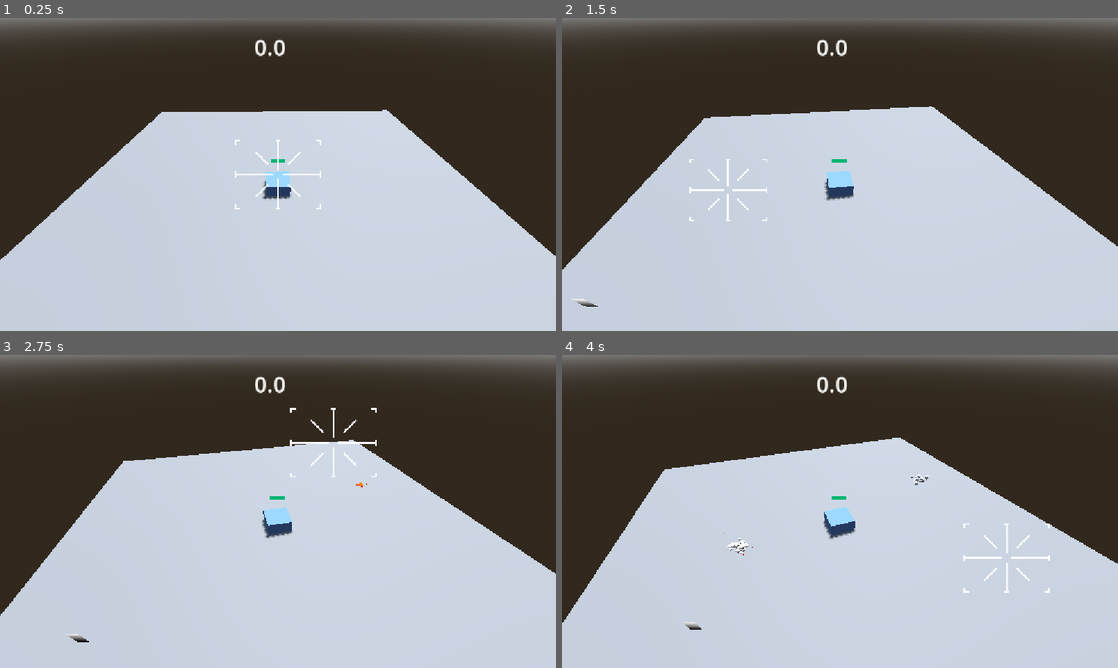
Above: before the commit, frames 1-4 (two rows, left to right).
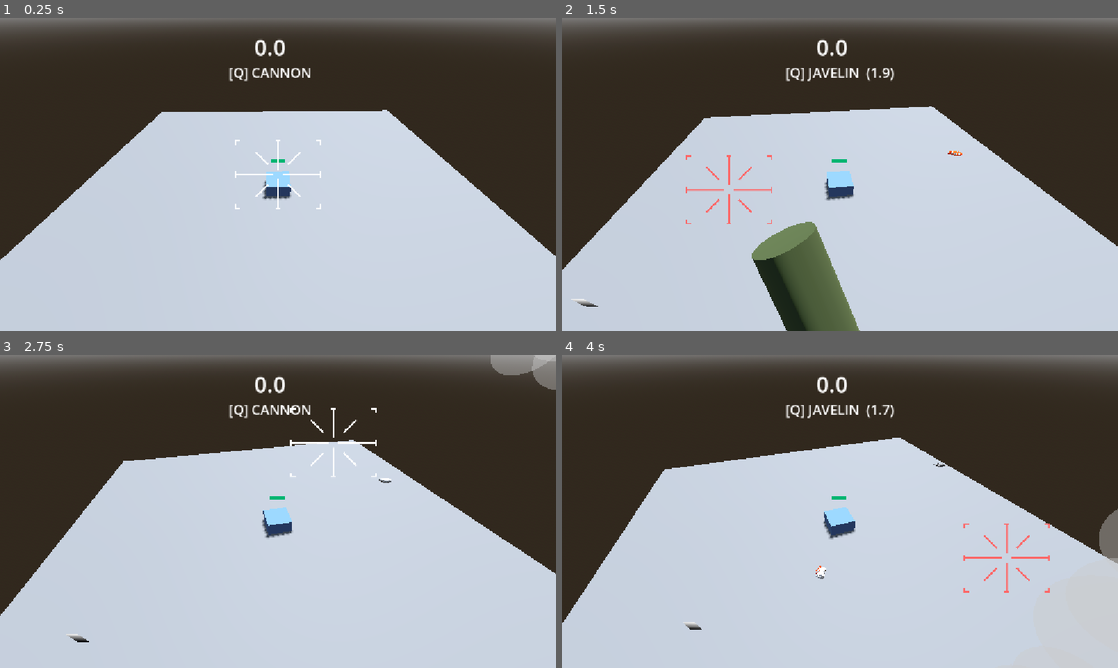
Above: after the commit, the same moments.

Repository: chronicallydev/CAS
Game: Godot game, scene res://scenes/main.tscn
The game is run twice, just before and just after one commit, with the same random seed, the same clock (stepped at 60 frames per second) and the same inputs.
Inputs (mouse positions are in pixels of both pictures, inside the frame that each line leads up to):
- Up to frame 1 (0.25 s): no input
- Up to frame 2 (1.5 s): tap Enter at 0.5 s; move the mouse to (962, 158) at 0.52 s; tap Q at 0.6, 1.35 s; click (962, 158) at 0.67 s; move the mouse to (728, 190) at 1.27 s; click (728, 190) at 1.42 s
- Up to frame 3 (2.75 s): move the mouse to (333, 442) at 2.02 s; tap Q at 2.1 s; click (333, 442) at 2.17 s
- Up to frame 4 (4 s): move the mouse to (812, 574) at 2.77 s; tap Q at 2.85, 3.6 s; click (812, 574) at 2.92 s; move the mouse to (1006, 558) at 3.52 s; click (1006, 558) at 3.67 s

The runs differ from the first frame. In frame 1, 0.3% of the frame differs, in the area x 41-56%, y 16-21%; in frame 2, 5.0%, in the area x 22-72%, y 16-100%; in frame 3, 1.2%; in frame 4, 1.3%.

Commit message:
Add minigun and Javelin weapons with Q switching
- Q cycles Cannon / Minigun / Javelin; weapon name shown under kill count
- Minigun: high RPM, rounds land wherever the cursor currently points
- Javelin: slow top-attack missile that locks the nearest enemy, climbs,
  then accelerates in its final dive; 2 s reload
- New layered Javelin explosion (flash, light, shockwave, fireball,
  sparks, embers, smoke), no shadows
- Explosion effects now free themselves after 3 s
- Add /commit project skill

Diff:
--- a/assets/vfx/explosion_scene.gd
+++ b/assets/vfx/explosion_scene.gd
@@ -10,3 +10,7 @@
 	fire.emitting = true
 	smoke.emitting = true
 	debris.emitting = true
+
+	# Free the effect once the particles are done.
+	await get_tree().create_timer(3.0).timeout
+	queue_free()
--- /dev/null
+++ b/assets/vfx/javelin_explosion.gd
@@ -0,0 +1,253 @@
+extends Node3D
+
+# Large layered explosion for the Javelin: flash, light, shockwave ring,
+# fireball, sparks, debris and a rising smoke column. Built in code and
+# frees itself when finished.
+
+@export var size: float = 1.0
+@export var lifetime: float = 5.0
+
+
+func _ready() -> void:
+	var soft_texture := make_soft_texture()
+
+	add_light()
+	add_flash()
+	add_shockwave()
+	add_fireball(soft_texture)
+	add_sparks()
+	add_debris()
+	add_smoke(soft_texture)
+
+	await get_tree().create_timer(lifetime).timeout
+	queue_free()
+
+
+# Round white blob that fades to transparent at the edges.
+func make_soft_texture() -> GradientTexture2D:
+	var gradient := Gradient.new()
+	gradient.set_color(0, Color(1, 1, 1, 1))
+	gradient.set_color(1, Color(1, 1, 1, 0))
+	gradient.add_point(0.4, Color(1, 1, 1, 0.8))
+
+	var texture := GradientTexture2D.new()
+	texture.gradient = gradient
+	texture.fill = GradientTexture2D.FILL_RADIAL
+	texture.fill_from = Vector2(0.5, 0.5)
+	texture.fill_to = Vector2(1.0, 0.5)
+	texture.width = 64
+	texture.height = 64
+	return texture
+
+
+func make_billboard_material(texture: Texture2D) -> StandardMaterial3D:
+	var material := StandardMaterial3D.new()
+	material.shading_mode = BaseMaterial3D.SHADING_MODE_UNSHADED
+	material.transparency = BaseMaterial3D.TRANSPARENCY_ALPHA
+	material.billboard_mode = BaseMaterial3D.BILLBOARD_PARTICLES
+	material.vertex_color_use_as_albedo = true
+	material.albedo_texture = texture
+	material.no_depth_test = false
+	return material
+
+
+func make_curve(points: Array) -> Curve:
+	var curve := Curve.new()
+	curve.max_value = 3.0
+	for point in points:
+		curve.add_point(point)
+	return curve
+
+
+func make_ramp(offsets: Array, colors: Array) -> Gradient:
+	var gradient := Gradient.new()
+	gradient.offsets = PackedFloat32Array(offsets)
+	gradient.colors = PackedColorArray(colors)
+	return gradient
+
+
+func make_burst(amount: int, particle_lifetime: float) -> CPUParticles3D:
+	var particles := CPUParticles3D.new()
+	particles.amount = amount
+	particles.lifetime = particle_lifetime
+	particles.one_shot = true
+	particles.explosiveness = 0.95
+	particles.local_coords = false
+	# Effects should not cast shadows (they show up as dark streaks).
+	particles.cast_shadow = GeometryInstance3D.SHADOW_CASTING_SETTING_OFF
+	add_child(particles)
+	return particles
+
+
+func add_light() -> void:
+	var light := OmniLight3D.new()
+	light.light_color = Color(1.0, 0.6, 0.25)
+	light.light_energy = 16.0
+	light.omni_range = 30.0 * size
+	light.position = Vector3(0, 2.0 * size, 0)
+	add_child(light)
+
+	var tween := create_tween()
+	tween.tween_property(light, "light_energy", 0.0, 0.8).set_ease(Tween.EASE_OUT).set_trans(Tween.TRANS_EXPO)
+
+
+func add_flash() -> void:
+	var flash := MeshInstance3D.new()
+	var mesh := SphereMesh.new()
+	mesh.radius = 1.0
+	mesh.height = 2.0
+	var material := StandardMaterial3D.new()
+	material.shading_mode = BaseMaterial3D.SHADING_MODE_UNSHADED
+	material.transparency = BaseMaterial3D.TRANSPARENCY_ALPHA
+	material.albedo_color = Color(1.0, 0.85, 0.45, 0.9)
+	mesh.material = material
+	flash.mesh = mesh
+	flash.cast_shadow = GeometryInstance3D.SHADOW_CASTING_SETTING_OFF
+	flash.scale = Vector3.ONE * 0.5 * size
+	add_child(flash)
+
+	var tween := create_tween().set_parallel()
+	tween.tween_property(flash, "scale", Vector3.ONE * 9.0 * size, 0.25).set_ease(Tween.EASE_OUT).set_trans(Tween.TRANS_EXPO)
+	tween.tween_property(material, "albedo_color:a", 0.0, 0.3)
+	tween.chain().tween_callback(flash.queue_free)
+
+
+func add_shockwave() -> void:
+	var ring := MeshInstance3D.new()
+	var mesh := TorusMesh.new()
+	mesh.inner_radius = 0.9
+	mesh.outer_radius = 1.0
+	var material := StandardMaterial3D.new()
+	material.shading_mode = BaseMaterial3D.SHADING_MODE_UNSHADED
+	material.transparency = BaseMaterial3D.TRANSPARENCY_ALPHA
+	material.albedo_color = Color(0.55, 0.45, 0.35, 0.6)
+	mesh.material = material
+	ring.mesh = mesh
+	ring.cast_shadow = GeometryInstance3D.SHADOW_CASTING_SETTING_OFF
+	ring.position = Vector3(0, 0.3, 0)
+	ring.scale = Vector3(1, 0.2, 1) * size
+	add_child(ring)
+
+	var tween := create_tween().set_parallel()
+	tween.tween_property(ring, "scale", Vector3(18.0, 1.0, 18.0) * size, 0.7).set_ease(Tween.EASE_OUT).set_trans(Tween.TRANS_CUBIC)
+	tween.tween_property(material, "albedo_color:a", 0.0, 0.7)
+	tween.chain().tween_callback(ring.queue_free)
+
+
+func add_fireball(texture: Texture2D) -> void:
+	var fire := make_burst(90, 1.6)
+	var mesh := QuadMesh.new()
+	mesh.size = Vector2(6.0, 6.0) * size
+	mesh.material = make_billboard_material(texture)
+	fire.mesh = mesh
+	fire.emission_shape = CPUParticles3D.EMISSION_SHAPE_SPHERE
+	fire.emission_sphere_radius = 2.5 * size
+	fire.direction = Vector3.UP
+	fire.spread = 90.0
+	fire.initial_velocity_min = 8.0 * size
+	fire.initial_velocity_max = 22.0 * size
+	fire.gravity = Vector3(0, 3.0, 0)
+	fire.damping_min = 10.0
+	fire.damping_max = 16.0
+	fire.scale_amount_min = 0.8
+	fire.scale_amount_max = 1.8
+	fire.scale_amount_curve = make_curve([Vector2(0, 0.4), Vector2(0.2, 1.0), Vector2(1, 1.4)])
+	fire.angle_min = 0.0
+	fire.angle_max = 360.0
+	fire.color_ramp = make_ramp(
+		[0.0, 0.1, 0.35, 0.7, 1.0],
+		[
+			Color(1.0, 0.95, 0.6, 1.0),
+			Color(1.0, 0.8, 0.3, 1.0),
+			Color(1.0, 0.4, 0.1, 0.9),
+			Color(0.75, 0.3, 0.12, 0.5),
+			Color(0.55, 0.4, 0.35, 0.0),
+		]
+	)
+	fire.emitting = true
+
+
+func add_sparks() -> void:
+	var sparks := make_burst(120, 1.5)
+	var mesh := BoxMesh.new()
+	mesh.size = Vector3(0.25, 2.0, 0.25) * size
+	var material := StandardMaterial3D.new()
+	material.shading_mode = BaseMaterial3D.SHADING_MODE_UNSHADED
+	material.vertex_color_use_as_albedo = true
+	mesh.material = material
+	sparks.mesh = mesh
+	sparks.particle_flag_align_y = true
+	sparks.direction = Vector3.UP
+	sparks.spread = 75.0
+	sparks.initial_velocity_min = 20.0 * size
+	sparks.initial_velocity_max = 40.0 * size
+	sparks.gravity = Vector3(0, -25.0, 0)
+	sparks.damping_min = 1.0
+	sparks.damping_max = 2.0
+	sparks.scale_amount_curve = make_curve([Vector2(0, 1.0), Vector2(1, 0.0)])
+	sparks.color_ramp = make_ramp(
+		[0.0, 0.5, 1.0],
+		[Color(1.0, 1.0, 0.7), Color(1.0, 0.6, 0.15), Color(0.8, 0.2, 0.05)]
+	)
+	sparks.emitting = true
+
+
+func add_debris() -> void:
+	var debris := make_burst(40, 2.5)
+	var mesh := BoxMesh.new()
+	mesh.size = Vector3(0.9, 0.6, 0.7) * size
+	var material := StandardMaterial3D.new()
+	# Hot embers that cool from bright orange to warm brown.
+	material.shading_mode = BaseMaterial3D.SHADING_MODE_UNSHADED
+	material.vertex_color_use_as_albedo = true
+	mesh.material = material
+	debris.color_ramp = make_ramp(
+		[0.0, 0.4, 1.0],
+		[Color(1.0, 0.75, 0.3), Color(0.95, 0.45, 0.15), Color(0.6, 0.35, 0.2)]
+	)
+	debris.mesh = mesh
+	debris.direction = Vector3.UP
+	debris.spread = 60.0
+	debris.initial_velocity_min = 10.0 * size
+	debris.initial_velocity_max = 22.0 * size
+	debris.gravity = Vector3(0, -30.0, 0)
+	debris.angular_velocity_min = -540.0
+	debris.angular_velocity_max = 540.0
+	debris.scale_amount_min = 0.6
+	debris.scale_amount_max = 1.6
+	debris.emitting = true
+
+
+func add_smoke(texture: Texture2D) -> void:
+	var smoke := make_burst(60, 4.5)
+	smoke.explosiveness = 0.85
+	var mesh := QuadMesh.new()
+	mesh.size = Vector2(7.0, 7.0) * size
+	mesh.material = make_billboard_material(texture)
+	smoke.mesh = mesh
+	smoke.emission_shape = CPUParticles3D.EMISSION_SHAPE_SPHERE
+	smoke.emission_sphere_radius = 3.5 * size
+	smoke.direction = Vector3.UP
+	smoke.spread = 35.0
+	smoke.initial_velocity_min = 4.0 * size
+	smoke.initial_velocity_max = 10.0 * size
+	smoke.gravity = Vector3(0, 1.5, 0)
+	smoke.damping_min = 1.5
+	smoke.damping_max = 2.5
+	smoke.angle_min = 0.0
+	smoke.angle_max = 360.0
+	smoke.angular_velocity_min = -30.0
+	smoke.angular_velocity_max = 30.0
+	smoke.scale_amount_min = 1.0
+	smoke.scale_amount_max = 1.6
+	smoke.scale_amount_curve = make_curve([Vector2(0, 0.6), Vector2(1, 3.0)])
+	smoke.color_ramp = make_ramp(
+		[0.0, 0.15, 0.6, 1.0],
+		[
+			Color(0.45, 0.38, 0.33, 0.0),
+			Color(0.42, 0.38, 0.35, 0.75),
+			Color(0.35, 0.34, 0.33, 0.45),
+			Color(0.5, 0.5, 0.5, 0.0),
+		]
+	)
+	smoke.emitting = true
--- a/scenes/weapon/gun_controller.gd
+++ b/scenes/weapon/gun_controller.gd
@@ -1,4 +1,10 @@
 extends Node3D
+
+enum Weapon { CANNON, MINIGUN, JAVELIN }
+const WEAPON_NAMES := ["CANNON", "MINIGUN", "JAVELIN"]
+
+const JavelinMissile := preload("res://scenes/weapon/javelin_missile.gd")
+const JavelinExplosion := preload("res://assets/vfx/javelin_explosion.gd")
 
 @export_group("References")
 @export var camera: Camera3D
@@ -21,34 +27,81 @@
 @export var shake_strength: float = 5.0
 
 
+@export_group("Minigun")
+@export_range(1.0, 6000.0, 1.0) var minigun_rpm: float = 2400.0
+@export_range(0.0, 10.0, 0.05) var minigun_impact_delay: float = 0.35
+@export_range(0.0, 50.0, 0.1) var minigun_spread: float = 1.5
+@export_range(0.1, 100.0, 0.1) var minigun_radius: float = 2.5
+@export_range(0.05, 2.0, 0.05) var minigun_explosion_scale: float = 0.35
+@export var minigun_shake_strength: float = 1.5
+
+
+@export_group("Javelin")
+@export_range(0.1, 30.0, 0.1) var javelin_reload: float = 2.0
+@export_range(1.0, 100.0, 0.5) var javelin_speed: float = 15.0
+# Speed the missile accelerates to in its final dive.
+@export_range(1.0, 300.0, 1.0) var javelin_dive_speed: float = 60.0
+@export_range(0.1, 100.0, 0.1) var javelin_radius: float = 8.0
+# Enemies this close to the clicked point get locked and tracked.
+@export_range(0.0, 50.0, 0.5) var javelin_lock_radius: float = 10.0
+# How far above the launch point the missile climbs before diving.
+@export_range(0.0, 100.0, 1.0) var javelin_climb: float = 15.0
+# How far below the camera the missile is launched from.
+@export_range(0.0, 50.0, 0.5) var javelin_launch_drop: float = 3.0
+
+
 @export_group("Targeting")
 @export_flags_3d_physics var collision_mask: int = 1
 @export_range(10.0, 10000.0, 10.0) var ray_length: float = 5000.0
 
+var current_weapon: Weapon = Weapon.CANNON
 var is_firing: bool = false
 var fire_timer: float = 0.0
 var locked_target: Vector3 = Vector3.ZERO
 var kills : float = 0
+var javelin_cooldown: float = 0.0
+var weapon_label: Label
 
 @onready var default_cursor_size = cursor.scale
 
+
+func _ready() -> void:
+	# Weapon name shown under the kill counter.
+	weapon_label = Label.new()
+	weapon_label.add_theme_font_size_override("font_size", 28)
+	weapon_label.horizontal_alignment = HORIZONTAL_ALIGNMENT_CENTER
+	weapon_label.position = kill_count.position + Vector2(0, kill_count.size.y)
+	weapon_label.size = Vector2(kill_count.size.x, 40)
+	kill_count.get_parent().add_child.call_deferred(weapon_label)
+	update_weapon_label()
+
+
 func _process(delta: float) -> void:
 
 	kill_count.text = str(kills)
+	javelin_cooldown = maxf(javelin_cooldown - delta, 0.0)
+	update_weapon_label()
 
 	if is_firing:
 		cursor.scale = default_cursor_size * 0.9
 	else:
 		cursor.scale = default_cursor_size
 
+	# Tint the reticle red while the Javelin is reloading.
+	if current_weapon == Weapon.JAVELIN and javelin_cooldown > 0.0:
+		cursor.modulate = Color(1.0, 0.4, 0.4)
+	else:
+		cursor.modulate = Color.WHITE
+
 	var mouse_pos := cursor.get_global_mouse_position()
 	var cursor_size := cursor.size * cursor.scale
 	var shake_offset := Vector2.ZERO
 
 	if is_firing:
+		var strength := get_current_shake_strength()
 		shake_offset = Vector2(
-			randf_range(-shake_strength, shake_strength),
-			randf_range(-shake_strength, shake_strength)
+			randf_range(-strength, strength),
+			randf_range(-strength, strength)
 		)
 
 	cursor.global_position = mouse_pos - cursor_size * 0.5 + shake_offset
@@ -56,30 +109,86 @@
 	if not is_firing:
 		return
 
-	var interval: float = 60.0 / maxf(rpm, 1.0)
-	fire_timer -= delta
-
-	while fire_timer <= 0.0:
-		fire_round(locked_target)
-		fire_timer += interval
+	match current_weapon:
+		Weapon.CANNON:
+			var interval: float = 60.0 / maxf(rpm, 1.0)
+			fire_timer -= delta
+
+			while fire_timer <= 0.0:
+				fire_round(locked_target)
+				fire_timer += interval
+
+		Weapon.MINIGUN:
+			var interval: float = 60.0 / maxf(minigun_rpm, 1.0)
+			fire_timer -= delta
+
+			while fire_timer <= 0.0:
+				fire_minigun_round()
+				fire_timer += interval
 
 
 
 
 func _input(event: InputEvent) -> void:
+	# Physical key, so Q works on any keyboard layout.
+	if event is InputEventKey and event.pressed and not event.echo:
+		if event.physical_keycode == KEY_Q:
+			switch_weapon()
+			return
+
 	if event is InputEventMouseButton:
 		if event.button_index == MOUSE_BUTTON_LEFT:
 			if event.pressed:
-				if not is_firing and camera != null:
-					var hit: Variant = get_mouse_world_position()
-
-					# Only fire when the mouse ray hits a collider.
-					if hit != null:
-						locked_target = hit
+				if is_firing or camera == null:
+					return
+
+				match current_weapon:
+					Weapon.CANNON:
+						var hit: Variant = get_mouse_world_position()
+
+						# Only fire when the mouse ray hits a collider.
+						if hit != null:
+							locked_target = hit
+							is_firing = true
+							fire_timer = 0.0
+
+					Weapon.MINIGUN:
+						# Minigun follows the cursor, no target lock.
 						is_firing = true
 						fire_timer = 0.0
+
+					Weapon.JAVELIN:
+						launch_javelin()
 			else:
 				is_firing = false
+
+
+func switch_weapon() -> void:
+	current_weapon = ((current_weapon + 1) % Weapon.size()) as Weapon
+	is_firing = false
+	fire_timer = 0.0
+	update_weapon_label()
+
+
+func update_weapon_label() -> void:
+	if weapon_label == null:
+		return
+
+	var text: String = WEAPON_NAMES[current_weapon]
+
+	if current_weapon == Weapon.JAVELIN and javelin_cooldown > 0.0:
+		text += "  (%.1f)" % javelin_cooldown
+
+	weapon_label.text = "[Q] " + text
+
+
+func get_current_shake_strength() -> float:
+	match current_weapon:
+		Weapon.MINIGUN:
+			return minigun_shake_strength
+		Weapon.JAVELIN:
+			return 0.0
+	return shake_strength
 
 
 # Cast a ray from the camera through the mouse position.
@@ -105,40 +214,119 @@
 	return result["position"]
 
 
-# Each shot schedules an explosion at the locked target.
-func fire_round(target: Vector3) -> void:
+func play_shot_sound(pitch_min: float, pitch_max: float) -> void:
 	if shoot_sound != null:
 		# Slightly randomize pitch and loudness for each shot.
-		shoot_sound.pitch_scale = randf_range(0.8, 1)
+		shoot_sound.pitch_scale = randf_range(pitch_min, pitch_max)
 		shoot_sound.volume_db = randf_range(-2.0, 0.0)
 		shoot_sound.play()
 
+
+func random_spread(spread: float) -> Vector3:
 	var angle := randf() * TAU
-	var radius := sqrt(randf()) * impact_spread
-
-	var spread := Vector3(
+	var radius := sqrt(randf()) * spread
+
+	return Vector3(
 		cos(angle) * radius,
 		0.0,
 		sin(angle) * radius
 	)
 
-	schedule_explosion(target + spread)
-
-
-func schedule_explosion(position: Vector3) -> void:
-	await get_tree().create_timer(impact_delay).timeout
-
-	if not is_inside_tree() or explosion_scene == null:
-		return
-
-	var explosion := explosion_scene.instantiate() as Node3D
-
-	if explosion == null:
-		return
-
+
+# Each shot schedules an explosion at the locked target.
+func fire_round(target: Vector3) -> void:
+	play_shot_sound(0.8, 1.0)
+	schedule_explosion(target + random_spread(impact_spread), impact_delay, explosion_radius, 1.0)
+
+
+# Minigun rounds land wherever the cursor currently points.
+func fire_minigun_round() -> void:
+	var hit: Variant = get_mouse_world_position()
+
+	if hit == null:
+		return
+
+	play_shot_sound(1.4, 1.7)
+	schedule_explosion(hit + random_spread(minigun_spread), minigun_impact_delay, minigun_radius, minigun_explosion_scale)
+
+
+func launch_javelin() -> void:
+	if javelin_cooldown > 0.0:
+		return
+
+	var hit: Variant = get_mouse_world_position()
+
+	if hit == null:
+		return
+
+	var missile := JavelinMissile.new()
+	missile.speed = javelin_speed
+	missile.climb_height = javelin_climb
+	missile.dive_speed = javelin_dive_speed
+	missile.impacted.connect(javelin_impact)
+
+	get_tree().current_scene.add_child(missile)
+	missile.launch(
+		camera.global_position + Vector3.DOWN * javelin_launch_drop,
+		hit,
+		find_nearest_enemy(hit, javelin_lock_radius)
+	)
+
+	javelin_cooldown = javelin_reload
+	play_shot_sound(0.5, 0.6)
+
+
+func javelin_impact(impact_position: Vector3) -> void:
+	var explosion := JavelinExplosion.new()
+	explosion.size = javelin_radius / 8.0
+	# Position before adding so the particle bursts start in the right place.
+	explosion.position = impact_position
 	get_tree().current_scene.add_child(explosion)
-	explosion.global_position = position
-
+
+	damage_enemies(impact_position, javelin_radius)
+
+
+func find_nearest_enemy(point: Vector3, max_distance: float) -> Node3D:
+	var nearest: Node3D = null
+	var nearest_distance := max_distance
+
+	for node in get_tree().get_nodes_in_group("enemies"):
+		var enemy := node as Node3D
+
+		if enemy == null or enemy.is_queued_for_deletion():
+			continue
+
+		var distance := enemy.global_position.distance_to(point)
+
+		if distance <= nearest_distance:
+			nearest = enemy
+			nearest_distance = distance
+
+	return nearest
+
+
+func schedule_explosion(position: Vector3, delay: float, radius: float, vfx_scale: float) -> void:
+	await get_tree().create_timer(delay).timeout
+
+	if not is_inside_tree():
+		return
+
+	explode_at(position, radius, vfx_scale)
+
+
+func explode_at(position: Vector3, radius: float, vfx_scale: float) -> void:
+	if explosion_scene != null:
+		var explosion := explosion_scene.instantiate() as Node3D
+
+		if explosion != null:
+			get_tree().current_scene.add_child(explosion)
+			explosion.global_position = position
+			explosion.scale = Vector3.ONE * vfx_scale
+
+	damage_enemies(position, radius)
+
+
+func damage_enemies(position: Vector3, radius: float) -> void:
 	# Find and delete enemies near the explosion.
 	for enemy in get_tree().get_nodes_in_group("enemies"):
 		if not is_instance_valid(enemy):
@@ -149,6 +337,6 @@
 
 		var distance = enemy.global_position.distance_to(position)
 
-		if distance <= explosion_radius:
+		if distance <= radius:
 			enemy.queue_free()
 			kills += 0.5
--- /dev/null
+++ b/scenes/weapon/javelin_missile.gd
@@ -0,0 +1,170 @@
+extends Node3D
+
+# Slow top-attack missile: climbs above the launch point, cruises toward the
+# target and then dives onto it from above. Tracks a locked enemy if given one.
+
+signal impacted(position: Vector3)
+
+@export var speed: float = 15.0
+# Max turn rate in radians per second (doubled while diving).
+@export var turn_rate: float = 2.5
+# How far above the launch point the missile cruises.
+@export var climb_height: float = 15.0
+# Horizontal distance to the target at which the dive starts.
+@export var dive_distance: float = 10.0
+@export var max_lifetime: float = 20.0
+# Top speed reached during the final dive, and how fast it gets there.
+@export var dive_speed: float = 60.0
+@export var dive_acceleration: float = 45.0
+
+var current_speed: float = 0.0
+var target_node: Node3D
+var target_position: Vector3
+var velocity: Vector3
+var cruise_altitude: float = 0.0
+var diving: bool = false
+var age: float = 0.0
+
+var trail: CPUParticles3D
+var flame: MeshInstance3D
+
+
+func _ready() -> void:
+	build_visuals()
+
+
+# Call after the missile has been added to the tree.
+func launch(from: Vector3, target_pos: Vector3, target: Node3D = null) -> void:
+	global_position = from
+	target_position = target_pos
+	target_node = target
+	cruise_altitude = from.y + climb_height
+
+	# Soft launch: mostly upward, leaning toward the target.
+	var flat_dir := Vector3(target_pos.x - from.x, 0.0, target_pos.z - from.z)
+	if flat_dir.length() > 0.01:
+		flat_dir = flat_dir.normalized()
+	current_speed = speed
+	velocity = (Vector3.UP + flat_dir * 0.5).normalized() * current_speed
+	face(velocity.normalized())
+
+
+func _physics_process(delta: float) -> void:
+	age += delta
+
+	# Follow the locked enemy while it is alive.
+	if is_instance_valid(target_node) and not target_node.is_queued_for_deletion():
+		target_position = target_node.global_position
+
+	var to_target := target_position - global_position
+	var flat_distance := Vector2(to_target.x, to_target.z).length()
+
+	if not diving and flat_distance <= dive_distance:
+		diving = true
+
+	var aim: Vector3
+	if diving:
+		aim = target_position
+	else:
+		aim = Vector3(target_position.x, cruise_altitude, target_position.z)
+
+	var current := velocity.normalized()
+	var desired := (aim - global_position).normalized()
+	var max_turn := turn_rate * (2.0 if diving else 1.0) * delta
+	var angle := current.angle_to(desired)
+
+	var new_dir := desired
+	if angle > max_turn:
+		new_dir = current.slerp(desired, max_turn / angle).normalized()
+
+	# Accelerate once pointing down in the final dive.
+	if diving and new_dir.y < -0.5:
+		current_speed = move_toward(current_speed, maxf(dive_speed, speed), dive_acceleration * delta)
+		if flame != null:
+			flame.scale = Vector3.ONE * remap(current_speed, speed, maxf(dive_speed, speed + 0.01), 1.0, 2.2)
+
+	velocity = new_dir * current_speed
+	global_position += velocity * delta
+	face(new_dir)
+
+	# At high speed the missile can step past the target in one frame.
+	var hit_distance := maxf(1.0, current_speed * delta)
+	var hit_target := global_position.distance_to(target_position) <= hit_distance
+	var hit_ground := diving and global_position.y <= target_position.y
+
+	if hit_target or hit_ground or age >= max_lifetime:
+		detonate()
+
+
+func face(direction: Vector3) -> void:
+	var up := Vector3.UP
+	if absf(direction.dot(Vector3.UP)) > 0.99:
+		up = Vector3.FORWARD
+	look_at(global_position + direction, up)
+
+
+func detonate() -> void:
+	impacted.emit(global_position)
+
+	# Leave the smoke trail behind so it fades out instead of vanishing.
+	if trail != null and get_parent() != null:
+		trail.emitting = false
+		trail.reparent(get_parent())
+		get_tree().create_timer(trail.lifetime).timeout.connect(trail.queue_free)
+
+	queue_free()
+
+
+func build_visuals() -> void:
+	# Body (forward is -Z, so the tail is at +Z).
+	var body := MeshInstance3D.new()
+	var body_mesh := CylinderMesh.new()
+	body_mesh.top_radius = 0.25
+	body_mesh.bottom_radius = 0.25
+	body_mesh.height = 2.0
+	var body_material := StandardMaterial3D.new()
+	body_material.albedo_color = Color(0.3, 0.35, 0.2)
+	body_mesh.material = body_material
+	body.mesh = body_mesh
+	body.rotation_degrees.x = 90.0
+	add_child(body)
+
+	# Rocket motor glow.
+	flame = MeshInstance3D.new()
+	var flame_mesh := SphereMesh.new()
+	flame_mesh.radius = 0.35
+	flame_mesh.height = 0.7
+	var flame_material := StandardMaterial3D.new()
+	flame_material.shading_mode = BaseMaterial3D.SHADING_MODE_UNSHADED
+	flame_material.albedo_color = Color(1.0, 0.6, 0.2)
+	flame_material.emission_enabled = true
+	flame_material.emission = Color(1.0, 0.5, 0.1)
+	flame_material.emission_energy_multiplier = 4.0
+	flame_mesh.material = flame_material
+	flame.mesh = flame_mesh
+	flame.position = Vector3(0.0, 0.0, 1.1)
+	add_child(flame)
+
+	# Smoke trail in world space.
+	trail = CPUParticles3D.new()
+	trail.amount = 80
+	trail.lifetime = 2.0
+	trail.local_coords = false
+	trail.position = Vector3(0.0, 0.0, 1.3)
+	trail.direction = Vector3(0.0, 0.0, 1.0)
+	trail.spread = 10.0
+	trail.initial_velocity_min = 0.5
+	trail.initial_velocity_max = 1.0
+	trail.gravity = Vector3(0.0, 0.5, 0.0)
+	trail.scale_amount_min = 0.8
+	trail.scale_amount_max = 1.5
+	var smoke_mesh := SphereMesh.new()
+	smoke_mesh.radius = 0.3
+	smoke_mesh.height = 0.6
+	var smoke_material := StandardMaterial3D.new()
+	smoke_material.transparency = BaseMaterial3D.TRANSPARENCY_ALPHA
+	smoke_material.shading_mode = BaseMaterial3D.SHADING_MODE_UNSHADED
+	smoke_material.albedo_color = Color(0.8, 0.8, 0.8, 0.4)
+	smoke_mesh.material = smoke_material
+	trail.mesh = smoke_mesh
+	add_child(trail)
Not shown, added: assets/vfx/javelin_explosion.gd.uid
Not shown, added: scenes/weapon/javelin_missile.gd.uid
Not shown, added: .claude/skills/commit/SKILL.md
